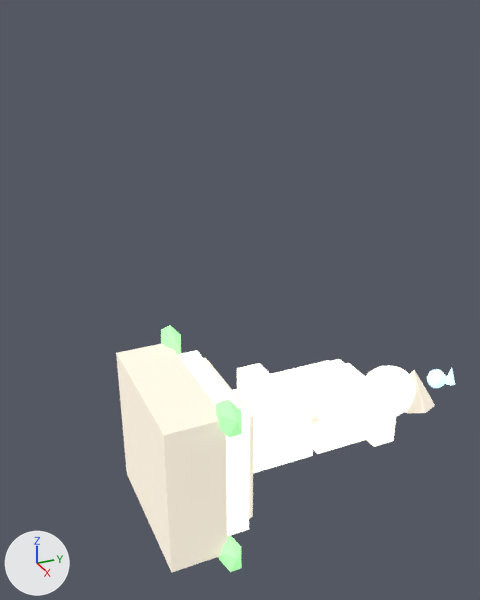
Before and after pictures for a commit that changed the glTF model assets/procedural/pretty/statue.glb.
The view is the same before and after, from a 50 mm lens placed at (3.71, -0.93, 2.92), pointed at (-0.1, 0.79, 1.01). The lights are fixed; the arrows at lower left show +X, +Y and +Z. The picture after the commit comes second. Where no turn or scale is listed for an object, it has been applied to the vertices. Vertices at exactly the same position are counted once.

Script lines for the objects in view, before the commit:
```python
ob_base = bpy.data.objects.new('base', me_立方体_078)
ob_base.location = (0.0, 0.2, 0.0)
ob_base.scale = (1.1, 0.4, 1.1)
ob_base2 = bpy.data.objects.new('base2', me_立方体_079)
ob_base2.location = (0.0, 0.5, 0.0)
ob_base2.scale = (0.95, 0.2, 0.95)
ob_base3 = bpy.data.objects.new('base3', me_立方体_080)
ob_base3.location = (0.0, 0.62, 0.0)
ob_base3.scale = (0.85, 0.06, 0.85)
ob_hat = bpy.data.objects.new('hat', me_锥体_013)
ob_hat.location = (0.0, 2.3, 0.0)
ob_head = bpy.data.objects.new('head', me_球体_015)
ob_head.location = (0.0, 2.05, 0.0)
ob_legs = bpy.data.objects.new('legs', me_立方体_081)
ob_legs.location = (0.0, 0.95, 0.0)
ob_legs.scale = (0.5, 0.55, 0.4)
ob_moss_001 = bpy.data.objects.new('moss.001', me_棱角球_011)
ob_moss_001.location = (0.55, 0.42, 0.55)
ob_moss_001.scale = (0.14, 0.08, 0.14)
ob_sword_hilt = bpy.data.objects.new('sword_hilt', me_立方体_089)
ob_sword_hilt.location = (0.32, 1.15, 0.18)
ob_sword_hilt.scale = (0.06, 0.1, 0.06)
ob_torso = bpy.data.objects.new('torso', me_立方体_082)
ob_torso.location = (0.0, 1.55, 0.0)
ob_torso.scale = (0.55, 0.6, 0.35)
# also in view: 'hand_l' at (-0.32, 1.0, 0.18); 'shoulder_r' at (0.3, 1.75, 0.0); 'sword_blade' at (0.32, 1.55, 0.18); 'hand_r' at (0.32, 1.0, 0.18); 'arm_r' at (0.32, 1.4, 0.1)
```
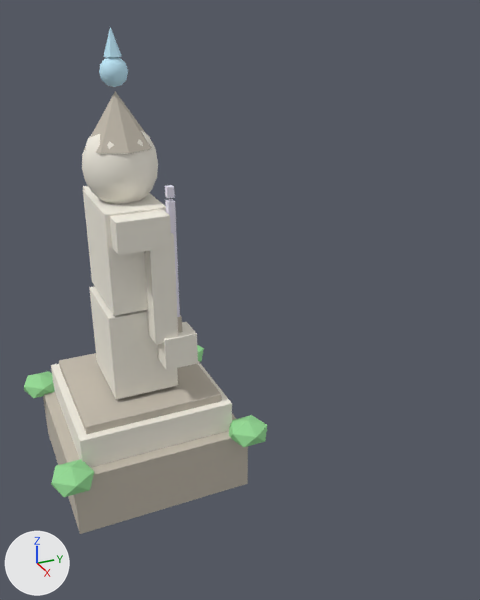
Where the newer file only moved an object's origin or applied its transform, the numbers keep the older frame.

What differs and where, as boxes (x1, y1, x2, y2) in the pictures (480 x 600 px):
'base', recoloured, surface changed, moved, rescaled (darker): before (116, 344, 227, 572); after (43, 391, 248, 534)
'base2', surface changed, moved, rescaled: before (178, 350, 250, 536); after (51, 361, 232, 468)
'legs', surface changed, moved, rescaled: before (233, 378, 315, 473); after (89, 286, 178, 399)
'torso', surface changed, moved, rescaled (19% narrower, 38% taller): before (284, 363, 387, 454); after (83, 190, 166, 316)
'base3', recoloured, surface changed, moved, rescaled: before (204, 358, 254, 518); after (59, 353, 222, 434)
'head', surface changed, moved, rescaled: before (366, 365, 416, 417); after (82, 131, 158, 204)
'arm_r', surface changed, moved, rescaled (57% narrower, 167% taller): before (303, 405, 384, 446); after (144, 233, 178, 344)
'shoulder_r', surface changed, moved, rescaled: before (364, 403, 397, 447); after (110, 210, 172, 255)
'hat', recoloured, surface changed, moved: before (405, 370, 435, 413); after (84, 91, 153, 154)
'hand_r', surface changed, moved: before (274, 404, 312, 448); after (157, 322, 198, 370)
'moss.003', recoloured, surface changed, moved, rescaled (83% wider): before (219, 535, 242, 572); after (51, 459, 94, 497)
'moss.001', recoloured, surface changed, moved, rescaled (44% wider, 15% shorter): before (216, 399, 242, 437); after (229, 415, 267, 447)
'sword_blade', moved, rescaled: before (317, 393, 400, 422); after (165, 199, 180, 317)
'orb', surface changed, moved: before (427, 369, 446, 388); after (99, 57, 128, 87)
'hand_l', surface changed, moved (not visible afterwards): before (237, 363, 270, 389)
'moss.002', recoloured, surface changed, moved (not visible before): after (24, 371, 55, 398)
'moss', recoloured, surface changed, moved, rescaled (mostly hidden afterwards): before (161, 325, 181, 355); after (197, 345, 204, 362)
'arm_l', surface changed, moved, rescaled (not visible afterwards): before (270, 360, 335, 381)
'orb_spike', surface changed, moved: before (445, 368, 455, 386); after (103, 27, 121, 57)
'sword_tip', moved: before (399, 391, 409, 400); after (165, 185, 175, 198)
'sword_hilt', recoloured, surface changed, moved: before (310, 413, 319, 425); after (177, 315, 182, 333)
'shoulder_l', surface changed, moved, rescaled (mostly hidden): before (330, 359, 345, 366); after (83, 186, 90, 190)

What changed in the scene script:
```text
Change mat_stat_stone_dark:
    remove mat_stat_stone_dark.emission_color = (0.55, 0.5, 0.42)  # light grey #c4bcad
    remove mat_stat_stone_dark.emission_strength = 1.0
Change mat_stat_stone:
    remove mat_stat_stone.emission_strength = 1.0
Change mat_stat_gem:
    remove mat_stat_gem.emission_strength = 1.0
Change mat_stat_moss:
    remove mat_stat_moss.emission_color = (0.3, 0.7, 0.3)  # green #95da95
    remove mat_stat_moss.emission_strength = 1.0
Change me_球体_015:
    remove me_球体_015.from_pydata(...)  # 110 vertices, 216 faces; spans x -0.2..0.2, y -0.24..0.24, z -0.22..0.22
    add me_球体_015.from_pydata(...)  # 110 vertices, 216 faces; spans x -0.2..0.2, y -2.27..-1.83, z 1.81..2.29
    me_球体_015 part 1: the whole mesh is scaled about its middle by (1, 0.917, 1.09), then moved by (0.0, -2.05, 2.05)
Change ob_base:
    ob_base.location: (0.0, 0.2, 0.0) -> (0.0, 0.0, 0.2)
    ob_base.scale: (1.1, 0.4, 1.1) -> (1.1, 1.1, 0.4)
Change ob_base2:
    ob_base2.location: (0.0, 0.5, 0.0) -> (0.0, 0.0, 0.5)
    ob_base2.scale: (0.95, 0.2, 0.95) -> (0.95, 0.95, 0.2)
Change ob_base3:
    ob_base3.location: (0.0, 0.62, 0.0) -> (0.0, 0.0, 0.62)
    ob_base3.scale: (0.85, 0.06, 0.85) -> (0.85, 0.85, 0.06)
Change ob_legs:
    ob_legs.location: (0.0, 0.95, 0.0) -> (0.0, 0.0, 0.95)
    ob_legs.scale: (0.5, 0.55, 0.4) -> (0.5, 0.4, 0.55)
Change ob_torso:
    ob_torso.location: (0.0, 1.55, 0.0) -> (0.0, 0.0, 1.55)
    ob_torso.scale: (0.55, 0.6, 0.35) -> (0.55, 0.35, 0.6)
Change ob_shoulder_l:
    ob_shoulder_l.location: (-0.3, 1.75, 0.0) -> (-0.3, 0.0, 1.75)
    ob_shoulder_l.scale: (0.2, 0.18, 0.3) -> (0.2, 0.3, 0.18)
Change ob_shoulder_r:
    ob_shoulder_r.location: (0.3, 1.75, 0.0) -> (0.3, 0.0, 1.75)
    ob_shoulder_r.scale: (0.2, 0.18, 0.3) -> (0.2, 0.3, 0.18)
Change ob_arm_l:
    ob_arm_l.location: (-0.32, 1.4, 0.1) -> (-0.32, 0.1, 1.4)
    ob_arm_l.scale: (0.14, 0.65, 0.14) -> (0.14, 0.14, 0.65)
Change ob_arm_r:
    ob_arm_r.location: (0.32, 1.4, 0.1) -> (0.32, 0.1, 1.4)
    ob_arm_r.scale: (0.14, 0.65, 0.14) -> (0.14, 0.14, 0.65)
Change ob_hand_l:
    ob_hand_l.location: (-0.32, 1.0, 0.18) -> (-0.32, 0.18, 1.0)
Change ob_hand_r:
    ob_hand_r.location: (0.32, 1.0, 0.18) -> (0.32, 0.18, 1.0)
Change ob_hat:
    ob_hat.location: (0.0, 2.3, 0.0) -> (0.0, 0.0, 2.3)
Change ob_sword_hilt:
    ob_sword_hilt.location: (0.32, 1.15, 0.18) -> (0.32, 0.18, 1.15)
Change ob_sword_blade:
    ob_sword_blade.location: (0.32, 1.55, 0.18) -> (0.32, 0.18, 1.55)
    ob_sword_blade.scale: (0.05, 0.7, 0.04) -> (0.05, 0.04, 0.7)
Change ob_sword_tip:
    ob_sword_tip.location: (0.32, 1.95, 0.18) -> (0.32, 0.18, 1.95)
Change ob_orb:
    ob_orb.location: (0.0, 2.55, 0.0) -> (0.0, 0.0, 2.55)
Change ob_orb_spike:
    ob_orb_spike.location: (0.0, 2.7, 0.0) -> (0.0, 0.0, 2.7)
Change ob_moss:
    ob_moss.location: (-0.55, 0.42, 0.55) -> (-0.55, 0.55, 0.42)
    ob_moss.scale: (0.14, 0.08, 0.14) -> (0.14, 0.14, 0.08)
Change ob_moss_001:
    ob_moss_001.location: (0.55, 0.42, 0.55) -> (0.55, 0.55, 0.42)
    ob_moss_001.scale: (0.14, 0.08, 0.14) -> (0.14, 0.14, 0.08)
Change ob_moss_002:
    ob_moss_002.location: (-0.55, 0.42, -0.55) -> (-0.55, -0.55, 0.42)
Change ob_moss_003:
    ob_moss_003.location: (0.55, 0.42, -0.55) -> (0.55, -0.55, 0.42)
    ob_moss_003.scale: (0.14, 0.08, 0.14) -> (0.14, 0.14, 0.08)
```
